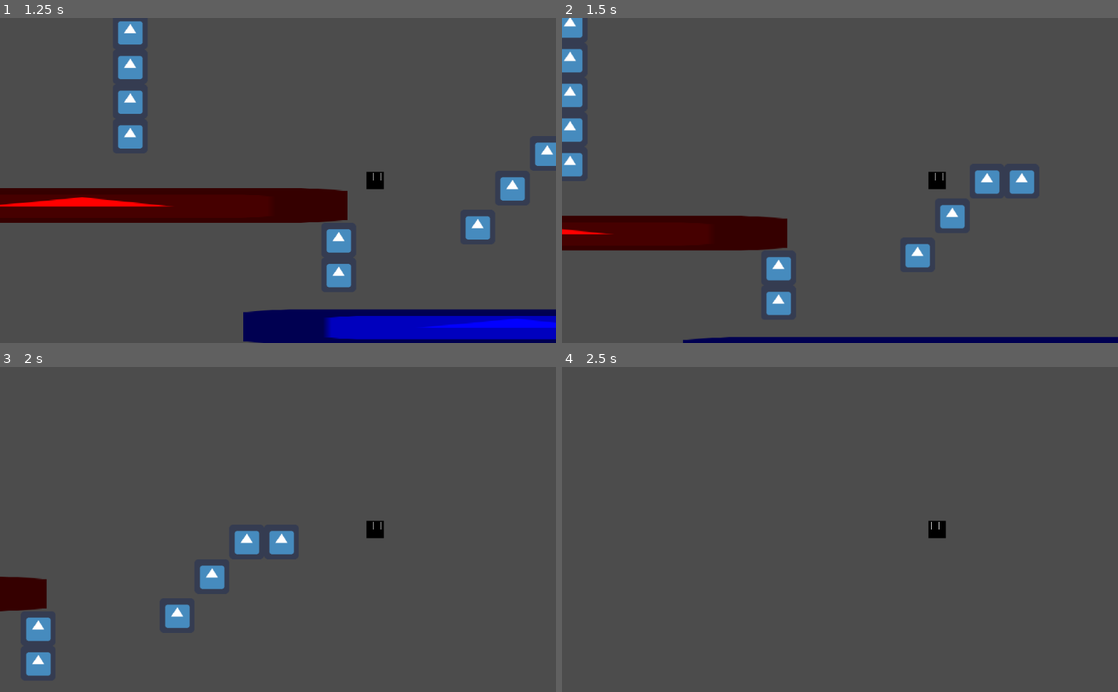
Above: before the commit, frames 1-4 (two rows, left to right).
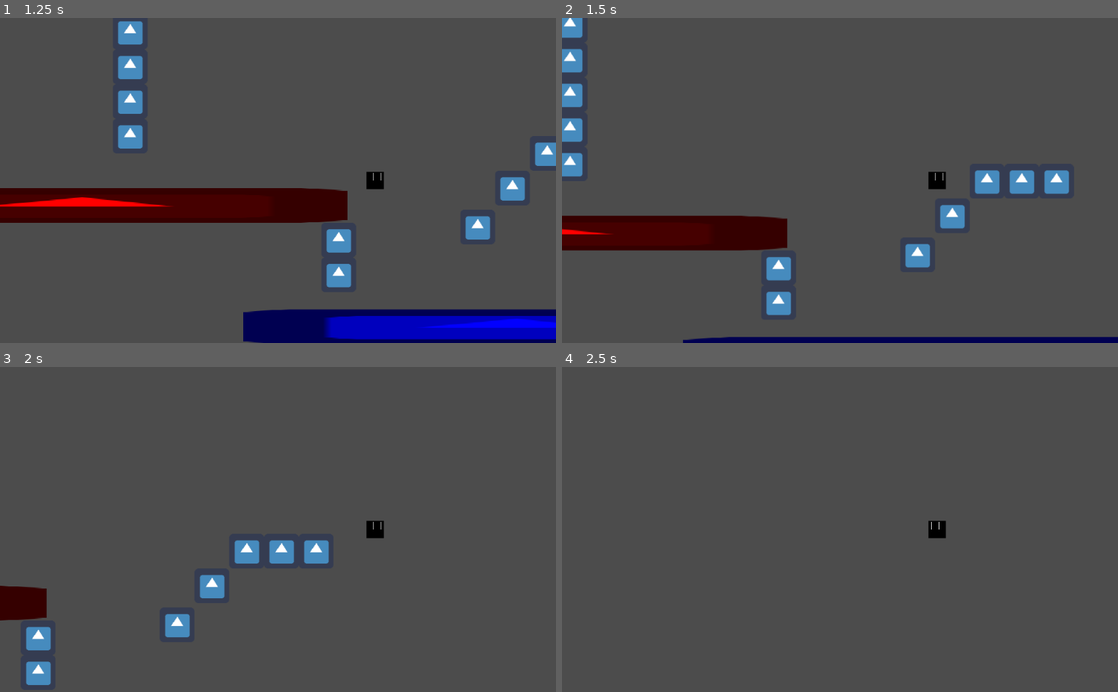
Above: after the commit, the same moments.

Repository: Zerotodeath/Unnamed-Game
Game: Godot game, scene res://Practice_Scene.tscn
Two runs of this game, one before a commit and one after it. Both use one fixed random seed, a clock stepped at 60 frames per second and the inputs below. The engine's default icon, where the game draws it, is replaced by a stand-in: a white triangle on a blue panel in a dark square.
Inputs:
- Up to frame 1 (1.25 s): tap Enter at 0.5 s; hold D (Input_right) from 0.53 s (still down); hold C (Input_dash) from 0.53 s (still down); tap W (Input_up) at 0.77 s
- Up to frame 2 (1.5 s): keep holding D (Input_right); release C (Input_dash) at 1.28 s; tap Space (Input_space) at 1.35 s
- Up to frame 3 (2 s): keep holding D (Input_right); tap W (Input_up) at 1.52 s
- Up to frame 4 (2.5 s): release D (Input_right) at 2.03 s; hold A (Input_left) from 2.03 s (still down); hold C (Input_dash) from 2.03 s (still down)

Frame 1 is identical in both runs. In frame 2, 0.3% of the frame differs, in the area x 86-92%, y 46-55%; in frame 3, 2.8%, in the area x 0-60%, y 50-98%; in frame 4, nothing differs.

Commit message:
Update Practice_Scene.tscn

Diff:
--- a/Snow thing/Practice_Scene.tscn
+++ b/Snow thing/Practice_Scene.tscn
@@ -54,6 +54,18 @@
 texture = ExtResource( 2 )
 
 [node name="CollisionShape2D" type="CollisionShape2D" parent="Node/StaticBody2D23"]
+shape = SubResource( 1 )
+
+[node name="StaticBody2D24" type="StaticBody2D" parent="Node"]
+position = Vector2( 1504, 320 )
+__meta__ = {
+"_edit_group_": true
+}
+
+[node name="Sprite" type="Sprite" parent="Node/StaticBody2D24"]
+texture = ExtResource( 2 )
+
+[node name="CollisionShape2D" type="CollisionShape2D" parent="Node/StaticBody2D24"]
 shape = SubResource( 1 )
 
 [node name="StaticBody2D7" type="StaticBody2D" parent="Node"]
